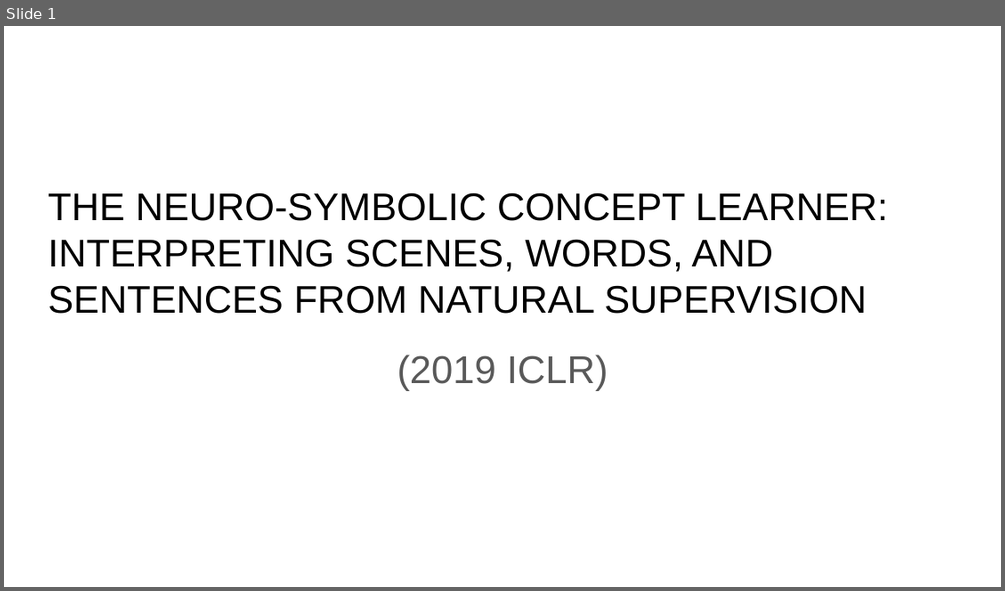
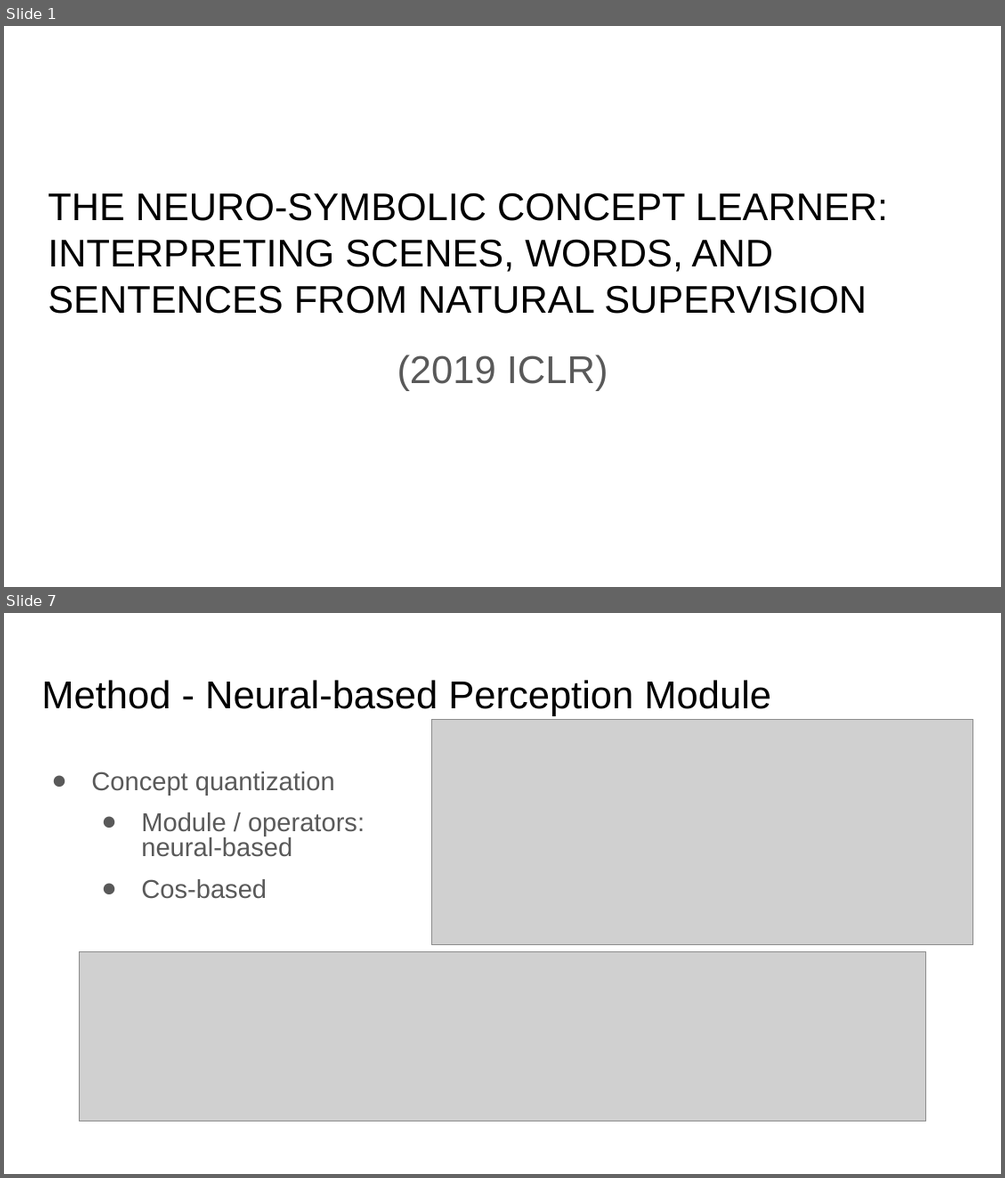
Before and after one commit to paul-tian/ITSEG-System-Engineering, a slide deck: Jiaohong_Yao/1/NS-CL.pptx. Shown one above the other, each under a label of ours: slide 1 before the commit, slides 1 and 7 after it; the slides between them are not shown. The pictures are 1005x591 and 1005x1178 pixels, drawn with LibreOffice and Linux fonts; fonts in the diff are those of the drawing; grey boxes stand for pictures. Boxes give left, top, right and bottom in pixels: in the first picture for what was removed or moved away, otherwise in the second. Text is boxed around its words. In the diff, an @@ line names an element or a change of style, - is before the commit and + after.

```diff
--- a/Jiaohong_Yao/1/NS-CL.pptx
+++ b/Jiaohong_Yao/1/NS-CL.pptx
@@ slide 7 added at [4, 613, 1001, 1174], background #FFFFFF @@
@@ title added at [41, 680, 771, 716], 28 pt, text #000000 @@
+Method - Neural-based Perception Module
@@ picture added at [431, 719, 973, 944] @@
@@ text added at [91, 771, 364, 899], 18.7 pt, text #595959 @@
+● Concept quantization
+  ● Module / operators: neural-based
+  ● Cos-based
@@ picture added at [79, 952, 925, 1121] @@
```
Also in this commit, not shown: 6 slides changed, 21 other slides added, 12 slides removed, 1 other file.
